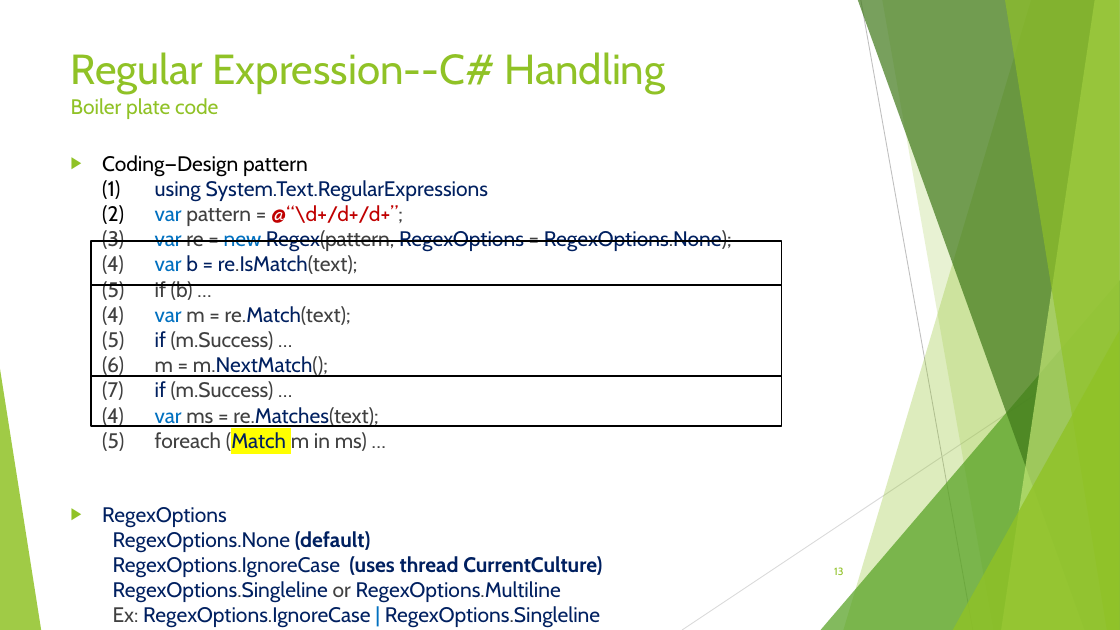
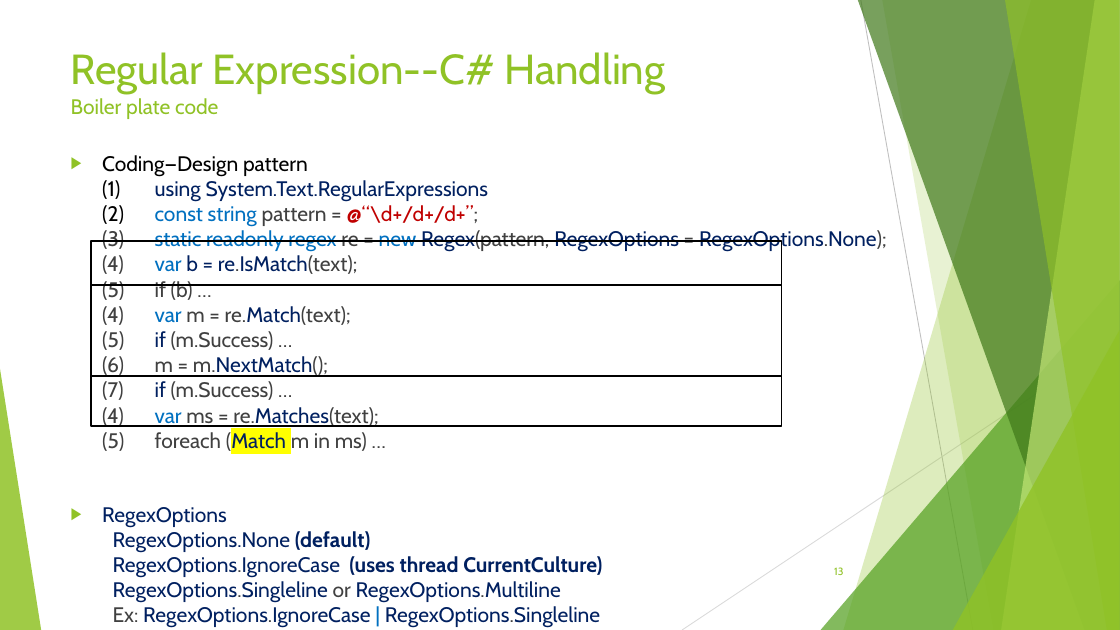
Before and after one commit to avifarah/RegularExpressionsTalk, a slide deck: slide 13 of Regular expression.pptx. Drawn at 1120x630 pixels with LibreOffice and Linux fonts; fonts in the diff are those of the drawing. Boxes give left, top, right and bottom in pixels: in the first picture for what was removed or moved away, otherwise in the second. Text is boxed around its words. In the diff, an @@ line names an element or a change of style, - is before the commit and + after.

```diff
--- a/Regular expression.pptx
+++ b/Regular expression.pptx
@@ text at (x1=102, y1=155, x2=887, y2=454): text changed @@
-▶ Coding—Design pattern
-  (1) using System.Text.RegularExpressions
-  (2) var pattern = @“\d+/d+/d+”;
-  (3) var re = new Regex(pattern, RegexOptions = RegexOptions.None);
-  (4) var b = re.IsMatch(text);
-  (5) if (b) …
-  (4) var m = re.Match(text);
-  (5) if (m.Success) …
-  (6) m = m.NextMatch();
-  (7) if (m.Success) …
-  (4) var ms = re.Matches(text);
-  (5) foreach (Match m in ms) …
+▶ Coding—Design pattern
+  (1) using System.Text.RegularExpressions
+  (2) const string pattern = @“\d+/d+/d+”;
+  (3) static readonly regex re = new Regex(pattern, RegexOptions = RegexOptions.None);
+  (4) var b = re.IsMatch(text);
+  (5) if (b) …
+  (4) var m = re.Match(text);
+  (5) if (m.Success) …
+  (6) m = m.NextMatch();
+  (7) if (m.Success) …
+  (4) var ms = re.Matches(text);
+  (5) foreach (Match m in ms) …
```
Also in this commit, not shown: 3 other slides changed, 3 other files.
